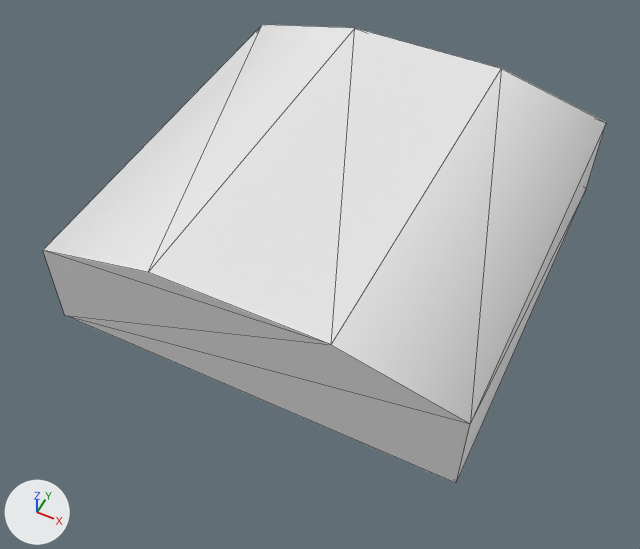
The OBJ model GLEngine/Data/Excavator/tracks.obj: old version first, new version second.
Before and after are seen from a 50 mm lens placed at (6.52, -14.33, 16.59), pointed at (0.03, -1.36, 0.38). Every picture has the same lights, and +X, +Y and +Z are marked at lower left. Mesh edges are drawn as thin lines. Where no turn or scale is listed for an object, it has been applied to the vertices.

The first picture shows 'tracks'.
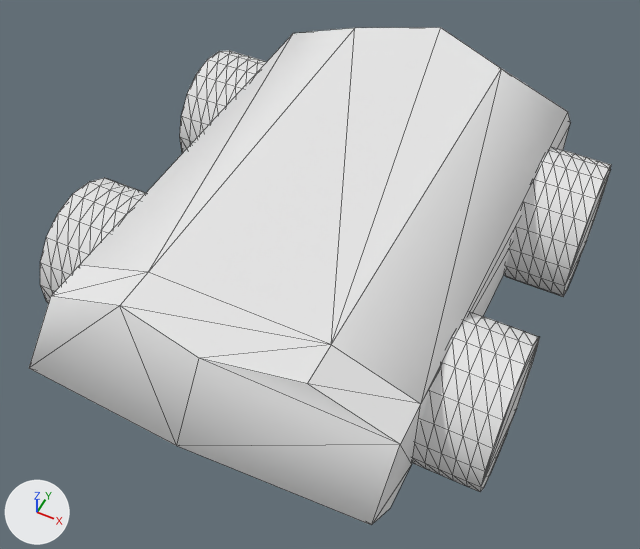
Pixel boxes [x1, y1, x2, y2] of what changed, in the pictures (640 x 549 px):
'tracks', reshaped (8% taller)
    before: [43, 24, 606, 483]
    after: [29, 28, 611, 525]
part 1 of me_tracks, added
    after: [40, 178, 145, 303]
part 2 of me_tracks, added
    after: [412, 312, 540, 492]
part 3 of me_tracks, added
    after: [504, 147, 611, 297]
part 4 of me_tracks, added
    after: [180, 51, 266, 153]
part 5 of me_tracks, built on
    before: [43, 24, 606, 483]
    after: [29, 28, 571, 525]

Patch to the scene script:
```diff
--- a/GLEngine/Data/Excavator/tracks.obj.py
+++ b/GLEngine/Data/Excavator/tracks.obj.py
@@ me_tracks @@
 # used by ob_tracks; location = (0.0, 0.0, 0.0)
-me_tracks.from_pydata(...)  # 12 vertices, 20 faces; spans x -5.0..5.0, y -5.0..5.0, z 0.03..3.03
+me_tracks.from_pydata(...)  # 460 vertices, 900 faces; spans x -5.5..5.49, y -7.51..6.1, z -1.19..3.03
+# me_tracks part 1: a new loose piece of 108 vertices spanning x -5.5..-3.97, y -4.98..-1.52, z -1.19..2.34, in mat_wire_088088225 (white #e7e7e7)
+# me_tracks part 2: a new loose piece of 108 vertices spanning x 3.96..5.49, y -4.98..-1.52, z -1.19..2.34, in mat_wire_088088225 (white #e7e7e7)
+# me_tracks part 3: a new loose piece of 108 vertices spanning x 3.96..5.49, y 1.06..4.53, z -1.19..2.34, in mat_wire_088088225 (white #e7e7e7)
+# me_tracks part 4: a new loose piece of 108 vertices spanning x -5.5..-3.97, y 1.06..4.53, z -1.19..2.34, in mat_wire_088088225 (white #e7e7e7)
+# me_tracks part 5
+# 8 vertices are removed from x -5.0..5.0, y -5.0..5.0, z 0.03..2.31
+# 19 faces are deleted
+# 24 vertices are added at x -4.0..4.0, y -7.51..6.1, z 0.03..3.03
+# 51 new faces join them
+# me_tracks part 6: the surface is now shaded smooth
 me_tracks.materials.append(mat_wire_088088225)
```
